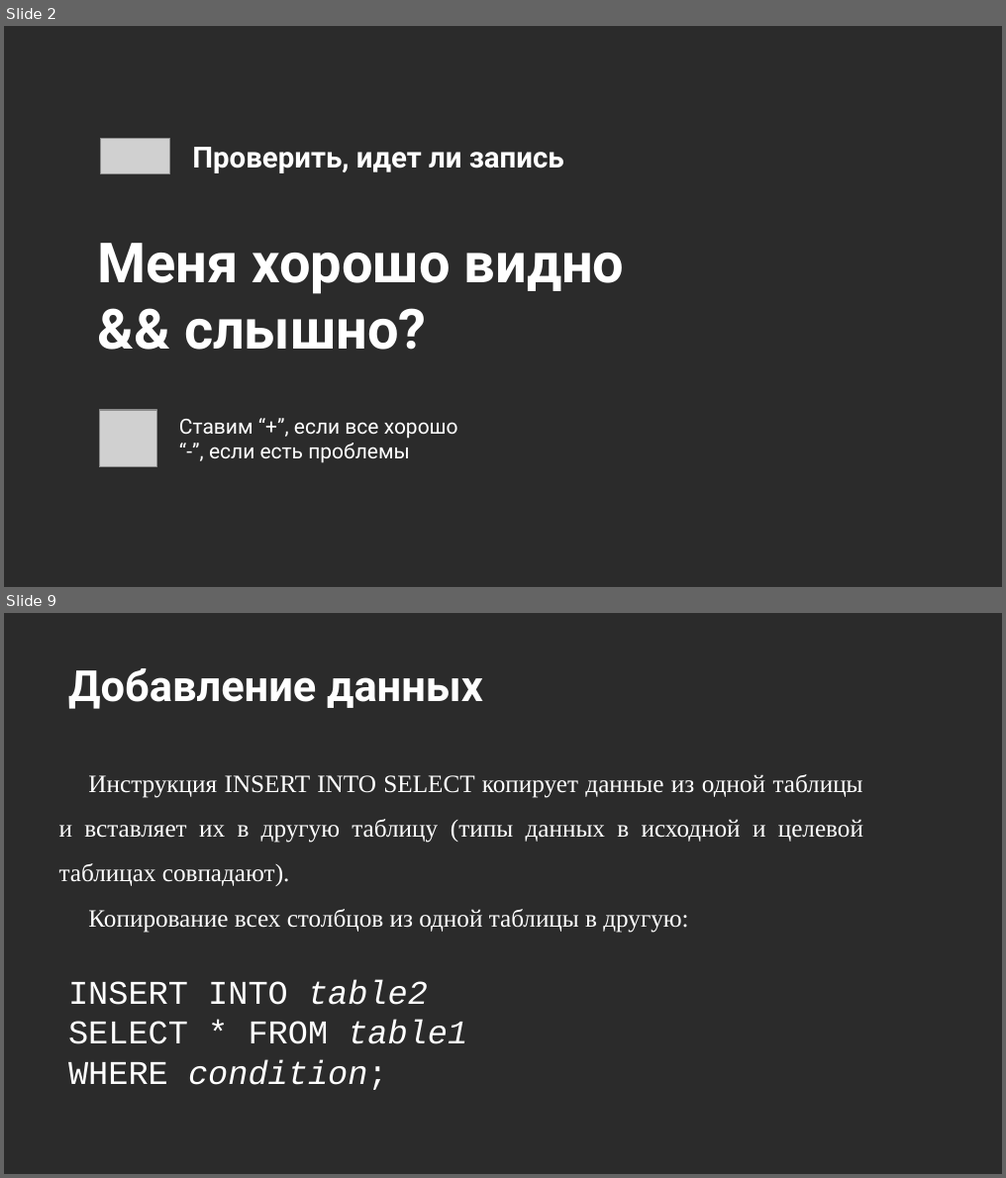
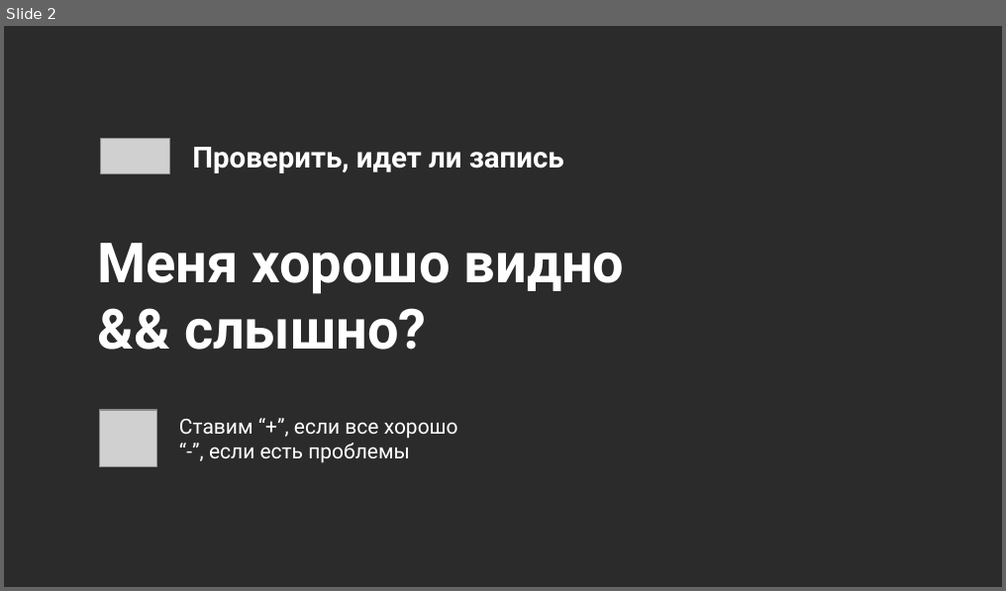
Before and after one commit to MarinaPaley/OTUS, a slide deck: Программирование.pptx. Shown one above the other, each under a label of ours: slides 2 and 9 before the commit, slide 2 after it; the slides between them are not shown. The pictures are 1006x1178 and 1006x591 pixels, drawn with LibreOffice and Linux fonts; fonts in the diff are those of the drawing; grey boxes stand for pictures; background and template pictures are left out; a plain dark background stands for a picture behind light text. Boxes give left, top, right and bottom in pixels: in the first picture for what was removed or moved away, otherwise in the second. Text is boxed around its words. In the diff, an @@ line names an element or a change of style, - is before the commit and + after.

```diff
--- a/Программирование.pptx
+++ b/Программирование.pptx
@@ slide 9 removed at box(4, 613, 1002, 1174), background picture (left out) @@
@@ title removed at box(68, 668, 483, 709) @@
-Добавление данных
@@ text removed at box(59, 774, 863, 933) @@
-Инструкция INSERT INTO SELECT копирует данные из одной таблицы и вставляет их в другую таблицу (типы данных в исходной и целевой таблицах совпадают).
-Копирование всех столбцов из одной таблицы в другую:
@@ text removed at box(68, 980, 467, 1090) @@
-INSERT INTO table2
-SELECT * FROM table1
-WHERE condition;
```
Also in this commit, not shown: 2 slides changed, 17 slides added, 20 other slides removed.
